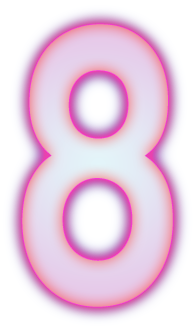
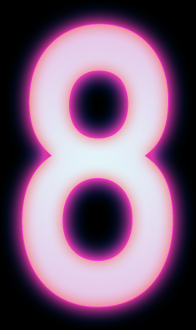
Layers edited between the first and the second 196x330 image:
painted on "clock copy 41" over <box>22,24,173,307</box>
painted on "clock copy 40" over <box>22,24,173,307</box>
showed "Layer 1" over <box>0,0,196,330</box>